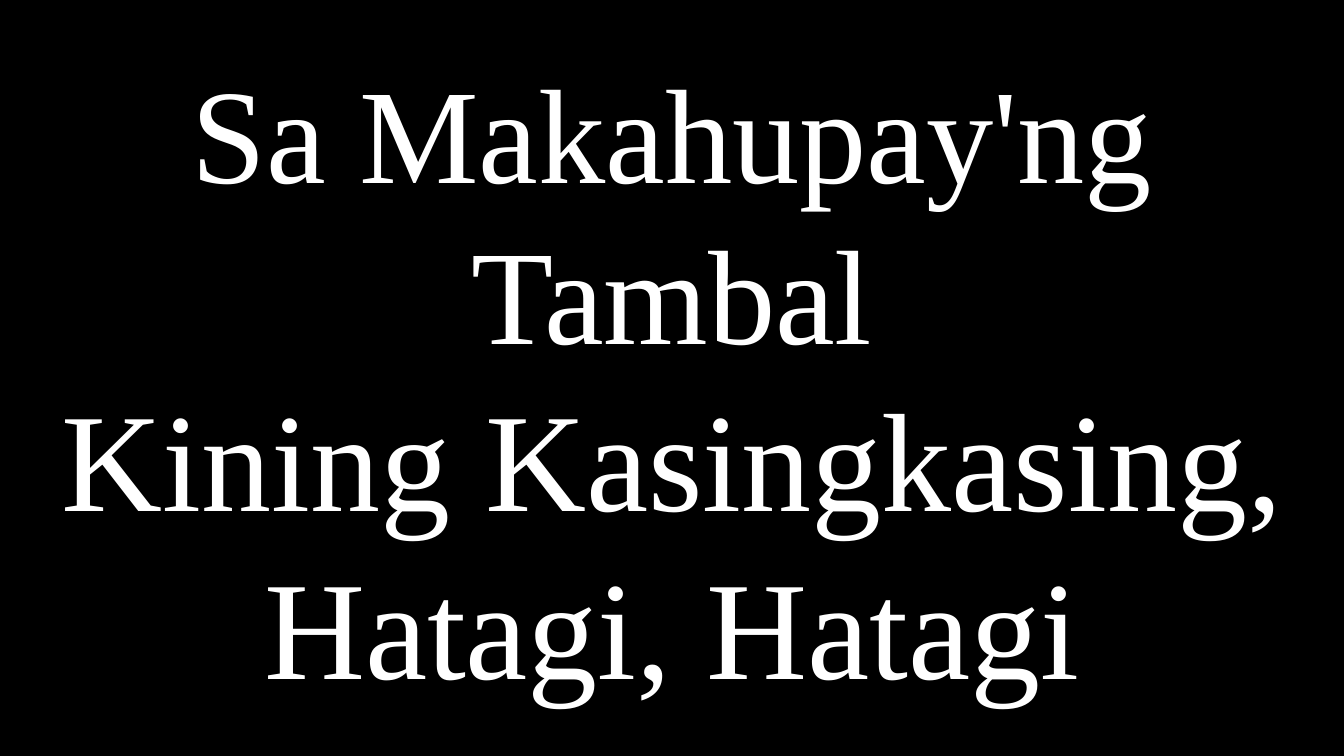
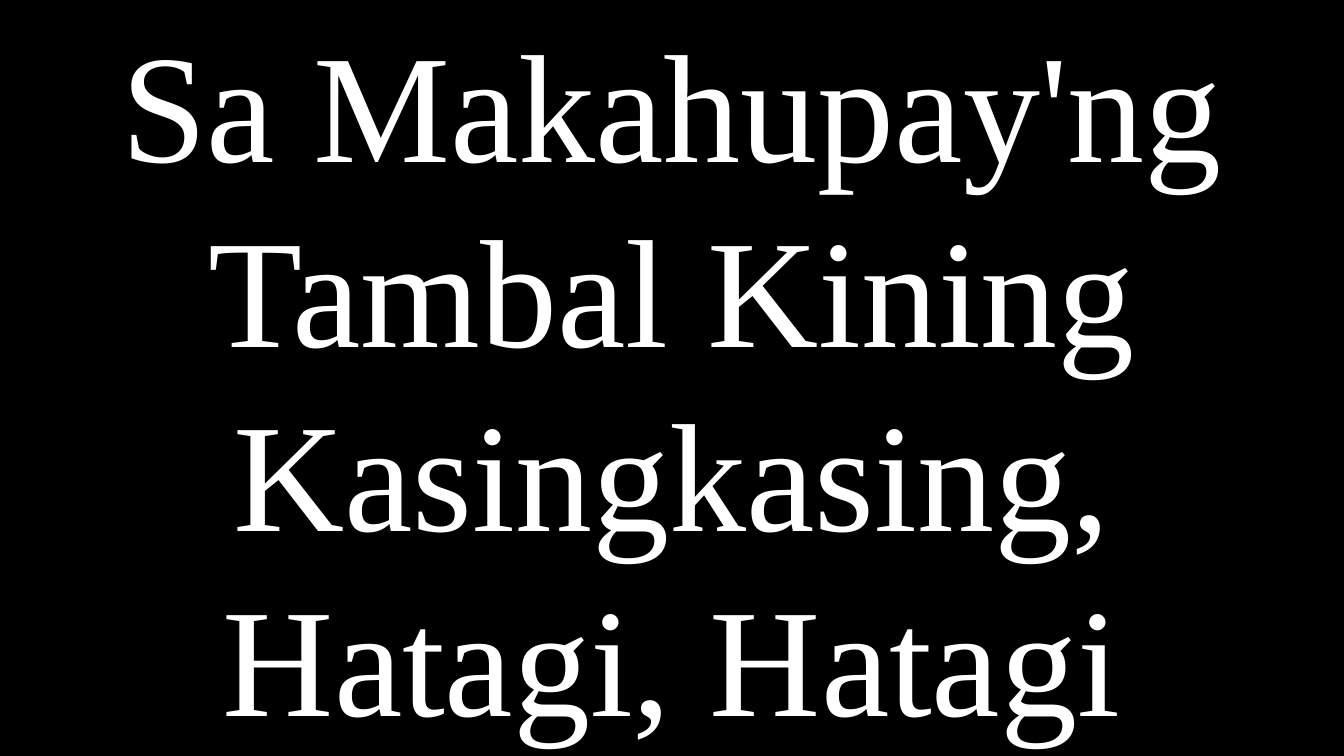
Before and after one commit to CHRISTIANARIBAL/Simbahan, a slide deck: slide 5 of Kanta/kalawat/Gi Tudluan.pptx (slide 6 before the commit). Drawn at 1344x756 pixels with LibreOffice and Linux fonts; fonts in the diff are those of the drawing. Boxes give left, top, right and bottom in pixels: in the first picture for what was removed or moved away, otherwise in the second. Text is boxed around its words. In the diff, an @@ line names an element or a change of style, - is before the commit and + after.

```diff
--- a/Kanta/kalawat/Gi Tudluan.pptx
+++ b/Kanta/kalawat/Gi Tudluan.pptx
@@ text in rectangle at <box>121,55,1222,745</box>: text changed; size 100 to 110 pt @@
-Sa Makahupay'ng Tambal
-Kining Kasingkasing, Hatagi, Hatagi
+Sa Makahupay'ng Tambal Kining Kasingkasing, Hatagi, Hatagi
```
Also in this commit, not shown: 8 other slides changed, 1 slide removed, 5 other files.
